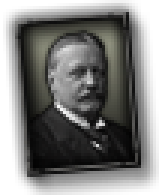
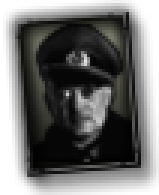
Layers edited between the first and the second 159x195 image:
added layer "Brightness/Contrast 1 copy" in group "Germany" over [30, 24, 135, 162]
added layer "Brightness/Contrast 1" in group "Germany" over [30, 24, 135, 162]
hid "GER_bernhard_von_bulow" over [30, 30, 135, 168]
